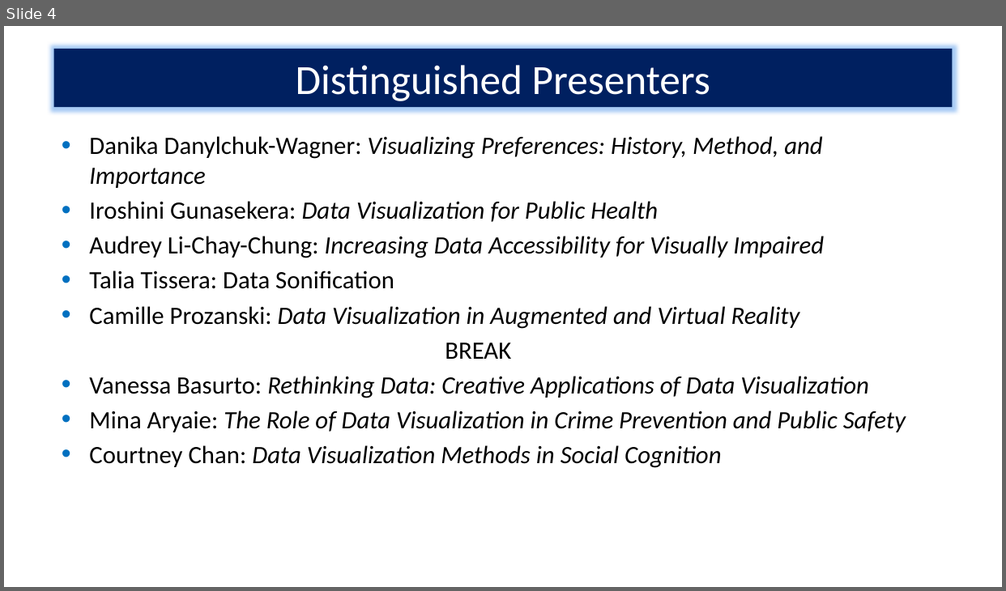
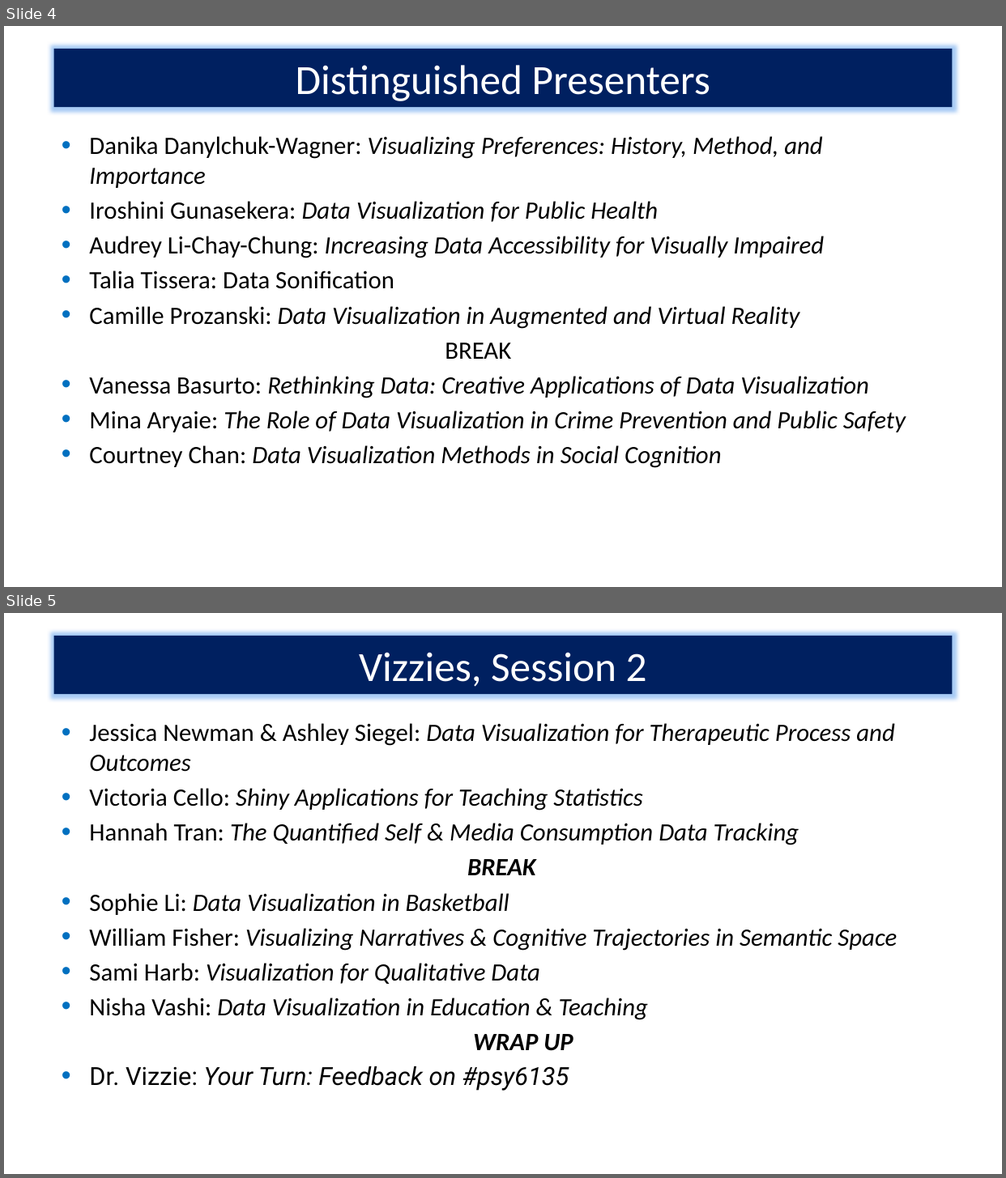
Before and after one commit to friendly/6135, a slide deck: docs/lectures/6135-Vizzies.pptx. Shown one above the other, each under a label of ours: slide 4 before the commit, slides 4 and 5 after it. The pictures are 1006x591 and 1006x1178 pixels, drawn with LibreOffice and Linux fonts; fonts in the diff are those of the drawing. Boxes give left, top, right and bottom in pixels: in the first picture for what was removed or moved away, otherwise in the second. Text is boxed around its words. In the diff, an @@ line names an element or a change of style, - is before the commit and + after.

Commit message:
presentations stuff

```diff
--- a/docs/lectures/6135-Vizzies.pptx
+++ b/docs/lectures/6135-Vizzies.pptx
@@ slide 5 added at (4, 613, 1002, 1174), background #FFFFFF @@
@@ title added at (54, 636, 953, 694), fill #002060, 40 pt, text #FFFFFF @@
+Vizzies, Session 2
@@ text added at (89, 723, 897, 1091), 24 pt, text #000000, italic @@
+• Jessica Newman & Ashley Siegel: Data Visualization for Therapeutic Process and Outcomes
+• Victoria Cello: Shiny Applications for Teaching Statistics
+• Hannah Tran: The Quantified Self & Media Consumption Data Tracking
+BREAK
+• Sophie Li: Data Visualization in Basketball
+• William Fisher: Visualizing Narratives & Cognitive Trajectories in Semantic Space
+• Sami Harb: Visualization for Qualitative Data
+• Nisha Vashi: Data Visualization in Education & Teaching
+WRAP UP
+• Dr. Vizzie: Your Turn: Feedback on #psy6135
```
Also in this commit, not shown: 9 other files.
